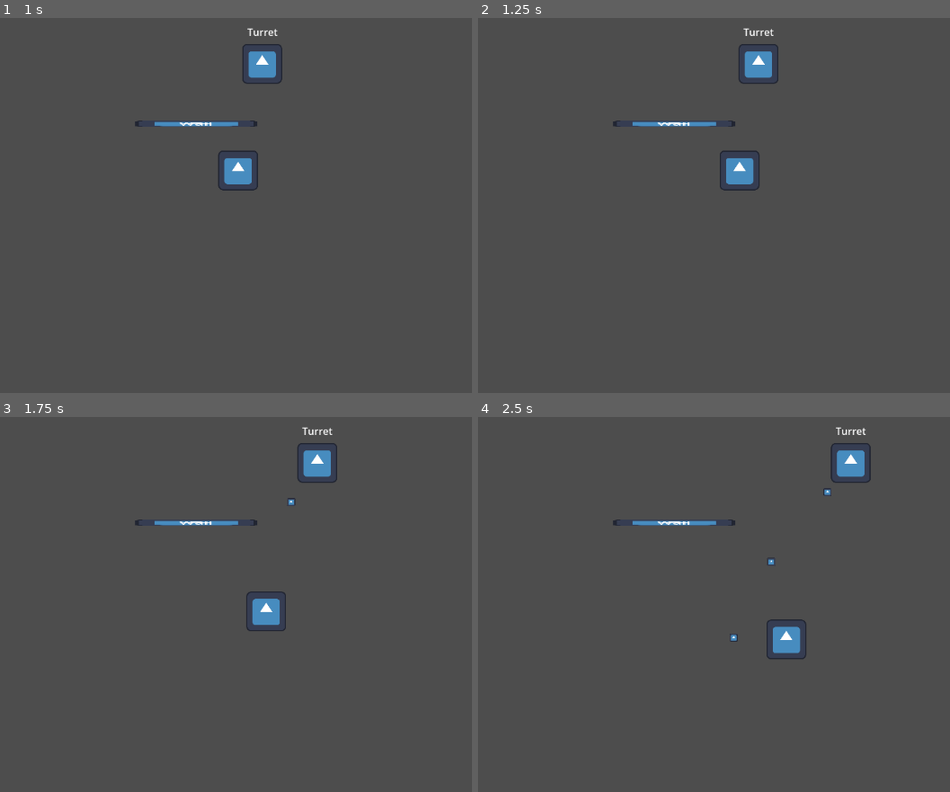
Above: before the commit, frames 1-4 (two rows, left to right).
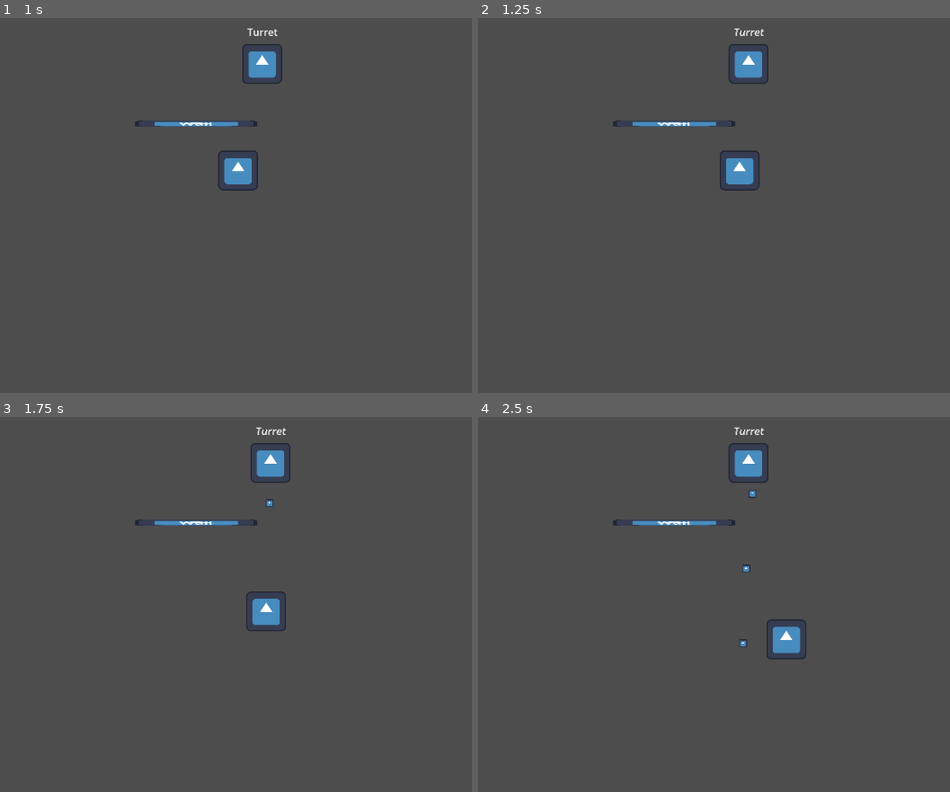
Above: after the commit, the same moments.

Repository: captaincainer/RaycastProjectileMob
Game: Godot game, scene res://RaycastProjectileProject/test_scene.tscn
Same seed, same stepped clock (60 frames per second), same inputs: the game is played once before the commit and once after it. The engine's default icon, where the game draws it, is replaced by a stand-in: a white triangle on a blue panel in a dark square.
Inputs:
- Up to frame 1 (1 s): hold Right (ui_right) from 0.53 s (still down)
- Up to frame 2 (1.25 s): keep holding Right (ui_right)
- Up to frame 3 (1.75 s): release Right (ui_right) at 1.28 s; hold Down (ui_down) from 1.28 s (still down)
- Up to frame 4 (2.5 s): release Down (ui_down) at 2.03 s; hold Right (ui_right) from 2.03 s (still down)

Frame 1 is identical in both runs. In frame 2, 0.6% of the frame differs, in the area x 53-64%, y 2-18%; in frame 3, 1.2%; in frame 4, 1.4%, in the area x 53-84%, y 2-62%.

Commit message:
Stable Push

Diff:
--- a/RaycastProjectileProject/PathFollow2D.gd
+++ b/RaycastProjectileProject/PathFollow2D.gd
@@ -1,10 +1,25 @@
 extends PathFollow2D
 
+@onready var turret: Node2D = $Turret
+
 var speed: float = 0.1
+var can_progress: bool = true
+
 
 func _ready() -> void:
 	progress_ratio = 0.22
+	turret.connect("see_player_signal", _stop_progress)
+	turret.connect("lost_player_signal", _resume_progress)
 
 
 func _process(delta: float) -> void:
-	progress_ratio += delta * speed
+	if can_progress:
+		progress_ratio += delta * speed
+
+
+func _stop_progress() -> void:
+	can_progress = false
+
+
+func _resume_progress() -> void:
+	can_progress = true
--- a/RaycastProjectileProject/turret.gd
+++ b/RaycastProjectileProject/turret.gd
@@ -1,4 +1,7 @@
 extends Node2D
+
+signal see_player_signal
+signal lost_player_signal
 
 @onready var ray_cast: RayCast2D = $RayCast2D
 @onready var attack_timer: Timer = $Timer
@@ -30,6 +33,7 @@
 
 		## Another debugging component to see if the turret sees the player
 		see_player = true
+		emit_signal("see_player_signal")
 		print_debug(see_player)
 
 		## This stops the player_detection timer if it sees the player
@@ -66,6 +70,7 @@
 ## This timer timeout stops the chase if it doesn't see the player, otherwise it loops back to check the player collision
 func _on_player_detection_timeout() -> void:
 	if ray_cast.get_collider() != player:
+		emit_signal("lost_player_signal")
 		print_debug("Cease chasing")
 	else:
 		_check_player_collision()
